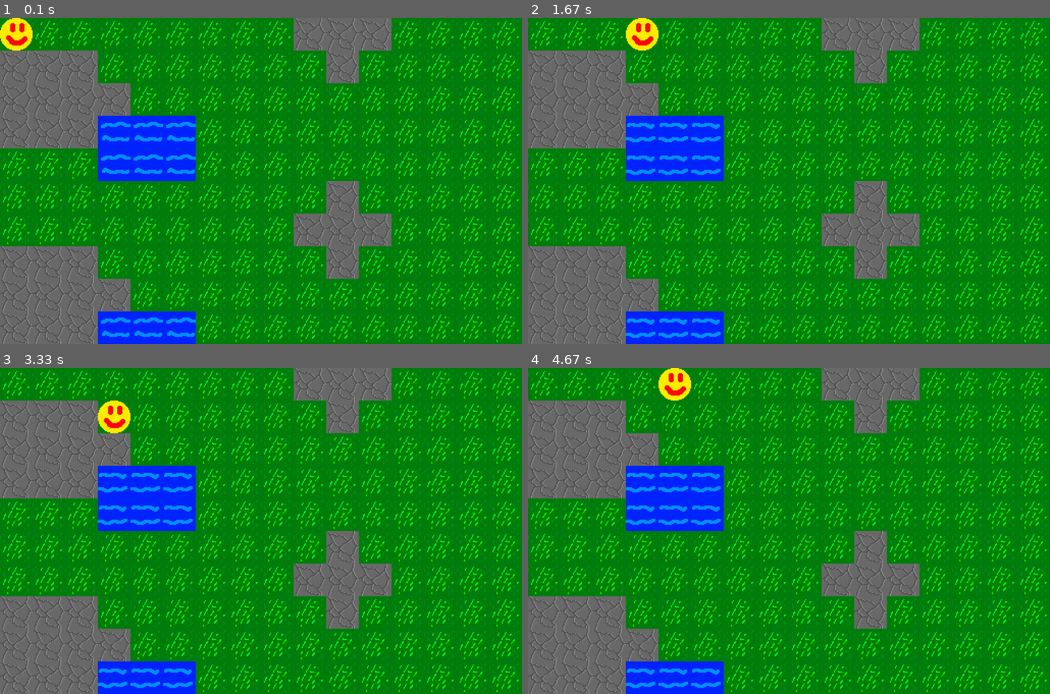
Above: before the commit, frames 1-4 (two rows, left to right).
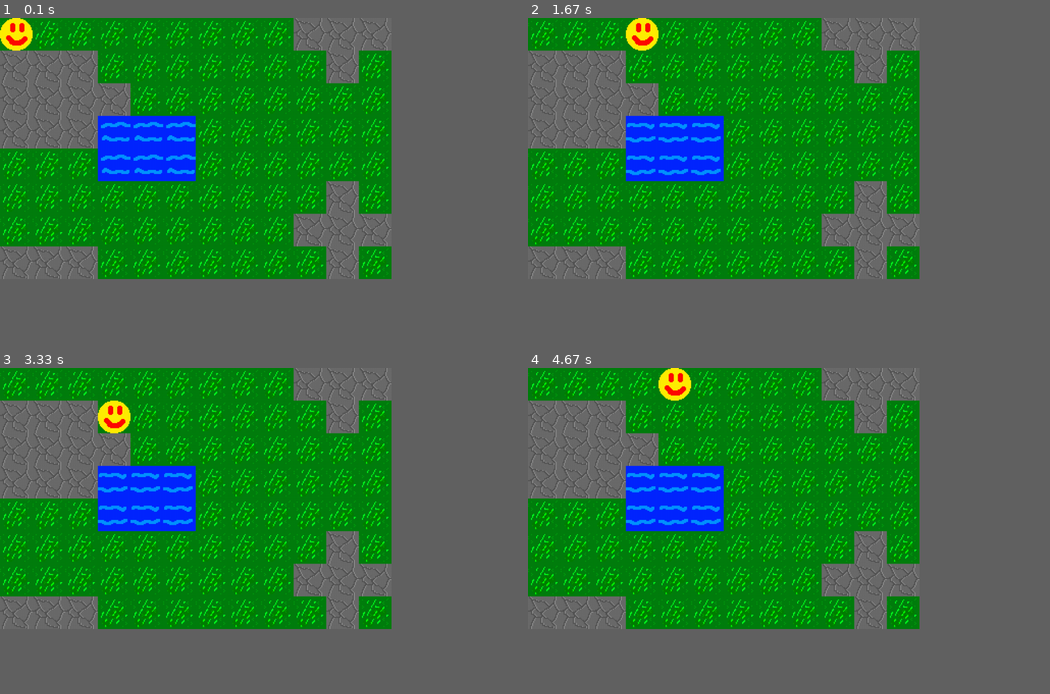
Above: after the commit, the same moments.

Repository: MaundyMoo/Coursework
Game: pygame game, started from Main.py
Same seed, same stepped clock (60 frames per second), same inputs: the game is played once before the commit and once after it.
Inputs:
- Up to frame 1 (0.1 s): no input
- Up to frame 2 (1.67 s): hold F11 0.33-0.8 s; hold Right 0.33-0.8 s; hold F11 0.83-1.3 s; hold Right 0.83-1.3 s; hold Right from 1.33 s (still down)
- Up to frame 3 (3.33 s): release Right at 1.8 s; hold Right 2.17-2.63 s; hold Left 2.67-3.2 s; hold Down from 3.23 s (still down)
- Up to frame 4 (4.67 s): release Down at 3.53 s; hold Up 4-4.37 s; hold Right from 4.4 s (still down)
The window is 900x562 before the commit and 675x450 after it. Grey fills any space a smaller window leaves; there, only what the larger window draws over its background counts as a difference.

The runs differ from the first frame. In frame 1, 11% of the frame differs, in the area x 0-100%, y 0-100%; in frame 2, 11%; in frame 3, 11%; in frame 4, 11%.

Commit message:
Allowing Fullscreen

Diff:
--- a/Constants.py
+++ b/Constants.py
@@ -1,6 +1,6 @@
 import os
-SCREEN_WIDTH = 64 * 16
-SCREEN_HEIGHT = 64 * 10
+SCREEN_WIDTH = 64 * 12
+SCREEN_HEIGHT = 64 * 8
 
 TILESIZE = 64
 
@@ -10,15 +10,19 @@
 def getPath(path) -> str:
     return os.path.join(WORKING_DIRECTORY, path)
 
-testmap = [[0,0,0,0,0,0,0,0,0,1,1,1,0,0,0,0,0,0,0,0,0,0,0,0,0,0],
-           [1,1,1,0,0,0,0,0,0,0,1,0,0,0,0,0,0,0,0,0,0,0,0,0,0,0],
-           [1,1,1,1,0,0,0,0,0,0,0,0,0,0,0,0,0,0,0,0,0,0,0,0,0,0],
-           [1,1,1,2,2,2,0,0,0,0,0,0,0,0,0,0,0,0,0,0,0,0,0,0,0,0],
-           [0,0,0,2,2,2,0,0,0,0,0,0,0,0,0,0,0,0,0,0,0,0,0,0,0,0],
-           [0,0,0,0,0,0,0,0,0,0,1,0,0,0,0,0,0,0,0,0,0,0,0,0,0,0],
-           [0,0,0,0,0,0,0,0,0,1,1,1,0,0,0,0,0,0,0,0,0,0,0,2,2,2],
-           [1,1,1,0,0,0,0,0,0,0,1,0,0,0,0,0,0,0,0,0,0,0,2,2,2,2],
-           [1,1,1,1,0,0,0,0,0,0,0,0,0,0,0,0,0,0,0,0,0,2,2,2,1,1],
-           [1,1,1,2,2,2,0,0,0,0,0,0,0,0,0,0,0,0,2,2,2,2,2,1,1,1],
-           [0,0,0,2,2,2,0,0,0,0,0,0,0,0,0,0,0,2,2,2,2,2,1,1,1,1],
-           [0,0,0,0,0,0,0,0,0,0,0,0,0,0,0,0,0,0,0,0,0,0,0,0,0,0]]
+testmap = [[0,0,0,0,0,0,0,0,0,1,1,1,0,0,0,0,0,0,0,0,0,0,0,0,0,0,0],
+           [1,1,1,0,0,0,0,0,0,0,1,0,0,0,0,0,0,0,0,0,0,0,0,0,0,0,0],
+           [1,1,1,1,0,0,0,0,0,0,0,0,0,0,0,0,0,0,0,0,0,0,0,0,0,0,0],
+           [1,1,1,2,2,2,0,0,0,0,0,0,0,0,0,0,0,0,0,0,0,0,0,0,0,0,0],
+           [0,0,0,2,2,2,0,0,0,0,0,0,0,0,0,0,0,0,0,0,0,0,0,0,0,0,0],
+           [0,0,0,0,0,0,0,0,0,0,1,0,0,0,0,0,0,0,0,0,0,0,0,0,0,0,0],
+           [0,0,0,0,0,0,0,0,0,1,1,1,0,0,0,0,0,0,0,0,0,0,0,2,2,2,2],
+           [1,1,1,0,0,0,0,0,0,0,1,0,0,0,0,0,0,0,0,0,0,0,2,2,2,2,2],
+           [1,1,1,1,0,0,0,0,0,0,0,0,0,0,0,0,0,0,0,0,0,2,2,2,1,1,0],
+           [1,1,1,2,2,2,0,0,0,0,0,0,0,0,0,0,0,0,2,2,2,2,2,1,1,1,0],
+           [0,0,0,2,2,2,0,0,0,0,0,0,0,0,0,0,0,2,2,2,2,2,1,1,1,1,0],
+           [0,0,0,0,0,0,0,0,0,0,0,0,0,0,0,0,0,0,0,0,0,0,0,0,0,0,0],
+           [0,0,0,0,0,0,0,0,0,0,0,0,0,0,0,0,0,0,0,0,0,0,0,0,0,0,0],
+           [0,0,0,2,2,2,0,0,0,0,0,0,0,0,0,0,0,2,2,2,2,2,1,1,1,1,0],
+           [0,0,0,0,0,0,0,0,0,0,0,0,0,0,0,0,0,0,0,0,0,0,0,0,0,0,0],
+           [0,0,0,0,0,0,0,0,0,0,0,0,0,0,0,0,0,0,0,0,0,0,0,0,0,0,0]]
--- a/Main.py
+++ b/Main.py
@@ -4,6 +4,7 @@
     pygame.display.set_caption("Coursework")
     #Creates a clock object that will handle the frames per second
     clock = pygame.time.Clock()
+    FULLSCREEN = False
     while activeScene is not None:
         pressedKeys = pygame.key.get_pressed()
         #Event filtering - Detects if user wants to close the game, otherwise sends inputs to be handled by scene
@@ -17,6 +18,13 @@
                 alt_pressed = pressedKeys[pygame.K_LALT] or pressedKeys[pygame.K_RALT]
                 if event.key == pygame.K_F4 and alt_pressed:
                     quit_attempt = True
+                elif (event.key == pygame.K_RETURN and alt_pressed) or event.key == pygame.K_F11:
+                    FULLSCREEN = not FULLSCREEN
+                    if FULLSCREEN:
+                        pygame.display.set_mode((width, height), pygame.FULLSCREEN)
+                    else:
+                        pygame.display.set_mode((width, height))
+                    activeScene.backRendered = False
             if quit_attempt:
                 activeScene.Terminate()
             else:
@@ -33,7 +41,7 @@
         pygame.display.flip()
         #Keeps the process waiting to ensure the program runs at 60fps
         clock.tick(60)
-        print('fps: ', clock.get_fps())
+        #print('fps: ', clock.get_fps())
     pygame.quit()
 
 if __name__ == "__main__":
